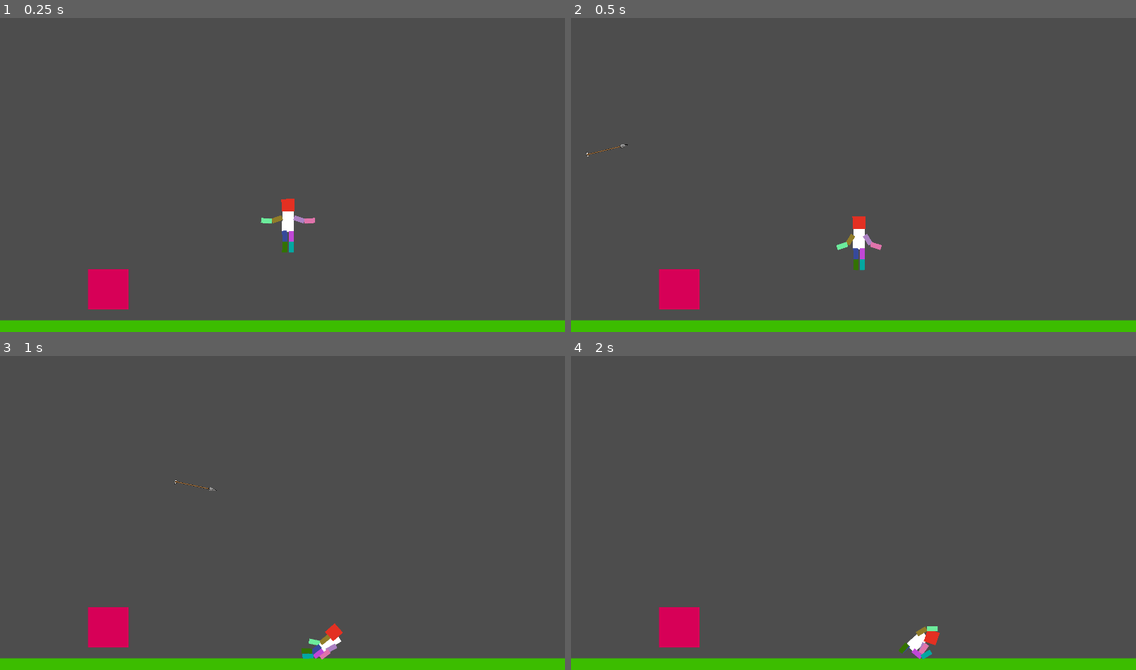
Above: before the commit, frames 1-4 (two rows, left to right).
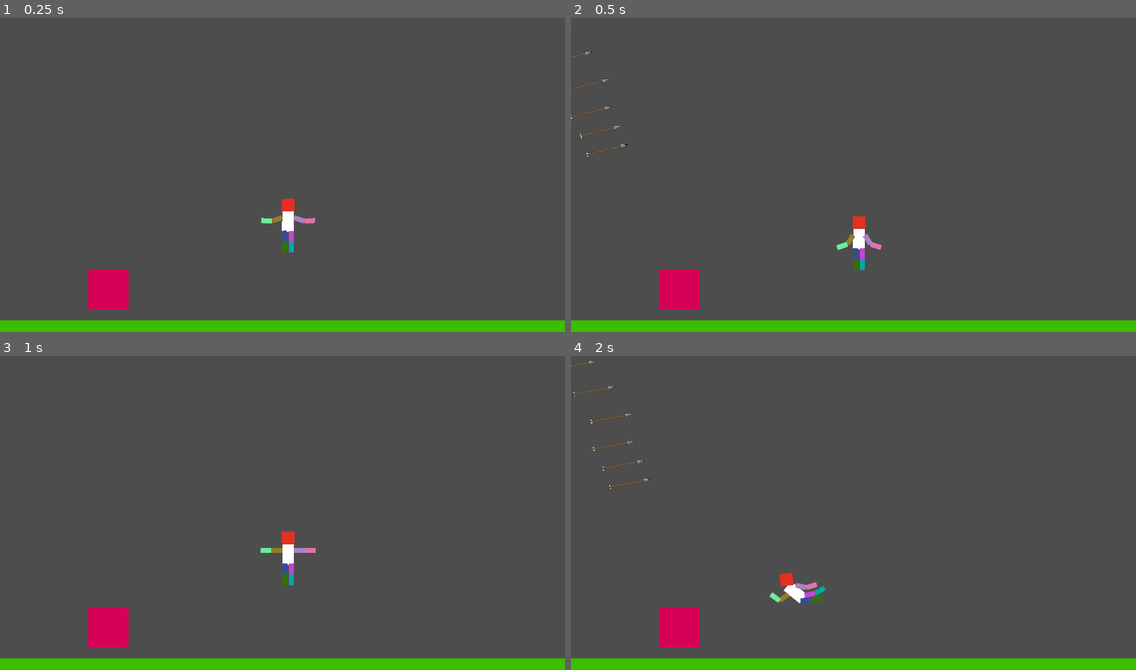
Above: after the commit, the same moments.

Repository: RamilHinshaw/IctGameJam2024SU
Game: Godot game, scene res://scenes/test.tscn
The game is run twice, just before and just after one commit, with the same random seed, the same clock (stepped at 60 frames per second) and the same inputs. The project has no main scene, so this scene is started directly.
Inputs:
- Up to frame 1 (0.25 s): no input
- Up to frame 2 (0.5 s): no input
- Up to frame 3 (1 s): hold D (Right) from 0.53 s (still down); hold R from 0.53 s (still down)
- Up to frame 4 (2 s): release D (Right) at 1.28 s; release R at 1.28 s; hold A (Left) from 1.28 s (still down); tap R at 1.35 s

Frame 1 is identical in both runs. In frame 2, 0.1% of the frame differs, in the area x 0-9%, y 2-39%; in frame 3, 0.9%; in frame 4, 1.1%, in the area x 0-66%, y 1-97%.

Commit message:
better stuck

Diff:
--- a/scenes/test.tscn
+++ b/scenes/test.tscn
@@ -23,10 +23,11 @@
 height = 37.1227
 
 [sub_resource type="RectangleShape2D" id="RectangleShape2D_k41e4"]
-size = Vector2(144.798, 3.64803)
+size = Vector2(120.187, 3.64803)
 
 [sub_resource type="CapsuleShape2D" id="CapsuleShape2D_xlquk"]
-radius = 6.10999
+radius = 4.367
+height = 23.2294
 
 [sub_resource type="RectangleShape2D" id="RectangleShape2D_sqih7"]
 size = Vector2(39.7817, 39.438)
@@ -293,19 +294,194 @@
 force = 10000.0
 
 [node name="Sprite2D" type="Sprite2D" parent="Arrow2"]
+z_index = -1
 position = Vector2(-7.66785, 10.1824)
 scale = Vector2(0.0406364, 0.0406364)
 texture = ExtResource("2_sv800")
 
 [node name="CollisionShape2D" type="CollisionShape2D" parent="Arrow2"]
-position = Vector2(0.363525, 0.323669)
+position = Vector2(-11.9417, 0.323669)
 shape = SubResource("RectangleShape2D_k41e4")
 
 [node name="Area2D" type="Area2D" parent="Arrow2"]
 priority = 2
 
 [node name="CollisionShape2D" type="CollisionShape2D" parent="Arrow2/Area2D"]
-position = Vector2(61.0266, 0.222717)
+position = Vector2(61.1054, 0.537658)
+rotation = 1.5708
+shape = SubResource("CapsuleShape2D_xlquk")
+
+[node name="Arrow3" type="RigidBody2D" parent="."]
+position = Vector2(-499.234, 661.557)
+collision_mask = 16
+can_sleep = false
+max_contacts_reported = 3
+contact_monitor = true
+linear_damp = 0.2
+script = ExtResource("2_aupj8")
+startVelocity = Vector2(8, -5)
+force = 10000.0
+
+[node name="Sprite2D" type="Sprite2D" parent="Arrow3"]
+z_index = -1
+position = Vector2(-7.66785, 10.1824)
+scale = Vector2(0.0406364, 0.0406364)
+texture = ExtResource("2_sv800")
+
+[node name="CollisionShape2D" type="CollisionShape2D" parent="Arrow3"]
+position = Vector2(-11.9417, 0.323669)
+shape = SubResource("RectangleShape2D_k41e4")
+
+[node name="Area2D" type="Area2D" parent="Arrow3"]
+priority = 2
+
+[node name="CollisionShape2D" type="CollisionShape2D" parent="Arrow3/Area2D"]
+position = Vector2(61.1054, 0.537658)
+rotation = 1.5708
+shape = SubResource("CapsuleShape2D_xlquk")
+
+[node name="Arrow4" type="RigidBody2D" parent="."]
+position = Vector2(-531.992, 596.041)
+collision_mask = 16
+can_sleep = false
+max_contacts_reported = 3
+contact_monitor = true
+linear_damp = 0.2
+script = ExtResource("2_aupj8")
+startVelocity = Vector2(8, -5)
+force = 10000.0
+
+[node name="Sprite2D" type="Sprite2D" parent="Arrow4"]
+z_index = -1
+position = Vector2(-7.66785, 10.1824)
+scale = Vector2(0.0406364, 0.0406364)
+texture = ExtResource("2_sv800")
+
+[node name="CollisionShape2D" type="CollisionShape2D" parent="Arrow4"]
+position = Vector2(-11.9417, 0.323669)
+shape = SubResource("RectangleShape2D_k41e4")
+
+[node name="Area2D" type="Area2D" parent="Arrow4"]
+priority = 2
+
+[node name="CollisionShape2D" type="CollisionShape2D" parent="Arrow4/Area2D"]
+position = Vector2(61.1054, 0.537658)
+rotation = 1.5708
+shape = SubResource("CapsuleShape2D_xlquk")
+
+[node name="Arrow5" type="RigidBody2D" parent="."]
+position = Vector2(-539.551, 502.807)
+collision_mask = 16
+can_sleep = false
+max_contacts_reported = 3
+contact_monitor = true
+linear_damp = 0.2
+script = ExtResource("2_aupj8")
+startVelocity = Vector2(8, -5)
+force = 10000.0
+
+[node name="Sprite2D" type="Sprite2D" parent="Arrow5"]
+z_index = -1
+position = Vector2(-7.66785, 10.1824)
+scale = Vector2(0.0406364, 0.0406364)
+texture = ExtResource("2_sv800")
+
+[node name="CollisionShape2D" type="CollisionShape2D" parent="Arrow5"]
+position = Vector2(-11.9417, 0.323669)
+shape = SubResource("RectangleShape2D_k41e4")
+
+[node name="Area2D" type="Area2D" parent="Arrow5"]
+priority = 2
+
+[node name="CollisionShape2D" type="CollisionShape2D" parent="Arrow5/Area2D"]
+position = Vector2(61.1054, 0.537658)
+rotation = 1.5708
+shape = SubResource("CapsuleShape2D_xlquk")
+
+[node name="Arrow6" type="RigidBody2D" parent="."]
+position = Vector2(-597.507, 409.573)
+collision_mask = 16
+can_sleep = false
+max_contacts_reported = 3
+contact_monitor = true
+linear_damp = 0.2
+script = ExtResource("2_aupj8")
+startVelocity = Vector2(8, -5)
+force = 10000.0
+
+[node name="Sprite2D" type="Sprite2D" parent="Arrow6"]
+z_index = -1
+position = Vector2(-7.66785, 10.1824)
+scale = Vector2(0.0406364, 0.0406364)
+texture = ExtResource("2_sv800")
+
+[node name="CollisionShape2D" type="CollisionShape2D" parent="Arrow6"]
+position = Vector2(-11.9417, 0.323669)
+shape = SubResource("RectangleShape2D_k41e4")
+
+[node name="Area2D" type="Area2D" parent="Arrow6"]
+priority = 2
+
+[node name="CollisionShape2D" type="CollisionShape2D" parent="Arrow6/Area2D"]
+position = Vector2(61.1054, 0.537658)
+rotation = 1.5708
+shape = SubResource("CapsuleShape2D_xlquk")
+
+[node name="Arrow7" type="RigidBody2D" parent="."]
+position = Vector2(-663.023, 323.898)
+collision_mask = 16
+can_sleep = false
+max_contacts_reported = 3
+contact_monitor = true
+linear_damp = 0.2
+script = ExtResource("2_aupj8")
+startVelocity = Vector2(8, -5)
+force = 10000.0
+
+[node name="Sprite2D" type="Sprite2D" parent="Arrow7"]
+z_index = -1
+position = Vector2(-7.66785, 10.1824)
+scale = Vector2(0.0406364, 0.0406364)
+texture = ExtResource("2_sv800")
+
+[node name="CollisionShape2D" type="CollisionShape2D" parent="Arrow7"]
+position = Vector2(-11.9417, 0.323669)
+shape = SubResource("RectangleShape2D_k41e4")
+
+[node name="Area2D" type="Area2D" parent="Arrow7"]
+priority = 2
+
+[node name="CollisionShape2D" type="CollisionShape2D" parent="Arrow7/Area2D"]
+position = Vector2(61.1054, 0.537658)
+rotation = 1.5708
+shape = SubResource("CapsuleShape2D_xlquk")
+
+[node name="Arrow8" type="RigidBody2D" parent="."]
+position = Vector2(-698.301, 248.303)
+collision_mask = 16
+can_sleep = false
+max_contacts_reported = 3
+contact_monitor = true
+linear_damp = 0.2
+script = ExtResource("2_aupj8")
+startVelocity = Vector2(8, -5)
+force = 10000.0
+
+[node name="Sprite2D" type="Sprite2D" parent="Arrow8"]
+z_index = -1
+position = Vector2(-7.66785, 10.1824)
+scale = Vector2(0.0406364, 0.0406364)
+texture = ExtResource("2_sv800")
+
+[node name="CollisionShape2D" type="CollisionShape2D" parent="Arrow8"]
+position = Vector2(-11.9417, 0.323669)
+shape = SubResource("RectangleShape2D_k41e4")
+
+[node name="Area2D" type="Area2D" parent="Arrow8"]
+priority = 2
+
+[node name="CollisionShape2D" type="CollisionShape2D" parent="Arrow8/Area2D"]
+position = Vector2(61.1054, 0.537658)
 rotation = 1.5708
 shape = SubResource("CapsuleShape2D_xlquk")
 
@@ -329,4 +505,16 @@
 
 [connection signal="body_entered" from="Arrow2" to="Arrow2" method="_on_body_entered"]
 [connection signal="body_entered" from="Arrow2/Area2D" to="Arrow2" method="_on_area_2d_body_entered"]
+[connection signal="body_entered" from="Arrow3" to="Arrow3" method="_on_body_entered"]
+[connection signal="body_entered" from="Arrow3/Area2D" to="Arrow3" method="_on_area_2d_body_entered"]
+[connection signal="body_entered" from="Arrow4" to="Arrow4" method="_on_body_entered"]
+[connection signal="body_entered" from="Arrow4/Area2D" to="Arrow4" method="_on_area_2d_body_entered"]
+[connection signal="body_entered" from="Arrow5" to="Arrow5" method="_on_body_entered"]
+[connection signal="body_entered" from="Arrow5/Area2D" to="Arrow5" method="_on_area_2d_body_entered"]
+[connection signal="body_entered" from="Arrow6" to="Arrow6" method="_on_body_entered"]
+[connection signal="body_entered" from="Arrow6/Area2D" to="Arrow6" method="_on_area_2d_body_entered"]
+[connection signal="body_entered" from="Arrow7" to="Arrow7" method="_on_body_entered"]
+[connection signal="body_entered" from="Arrow7/Area2D" to="Arrow7" method="_on_area_2d_body_entered"]
+[connection signal="body_entered" from="Arrow8" to="Arrow8" method="_on_body_entered"]
+[connection signal="body_entered" from="Arrow8/Area2D" to="Arrow8" method="_on_area_2d_body_entered"]
 [connection signal="body_entered" from="Area2D" to="Area2D" method="_on_body_entered"]
--- a/scripts/Arrow.gd
+++ b/scripts/Arrow.gd
@@ -2,6 +2,8 @@
 
 @export var startVelocity: Vector2
 @export var force: float
+
+var _hitPlayer: bool = false
 
 func _ready():
 	apply_central_force(startVelocity * force)
@@ -16,10 +18,12 @@
 
 
 func _on_area_2d_body_entered(body):
-	if body.is_in_group("Player"):
+	if body.is_in_group("Player") && !_hitPlayer:
 		print("HIT")
 		$Sprite2D.reparent(body)
 		$Area2D.monitoring = false
+		_hitPlayer = true
+		queue_free()
 
 	elif body.is_in_group("Level"):
 		print("MISS")
--- a/scripts/characterController.gd
+++ b/scripts/characterController.gd
@@ -18,6 +18,10 @@
 var _isRightHeld: bool
 
 var _isAirborne: bool = false
+
+func _process(delta):
+	if Input.is_key_pressed(KEY_R):
+		get_tree().reload_current_scene()
 
 
 func _physics_process(delta):
